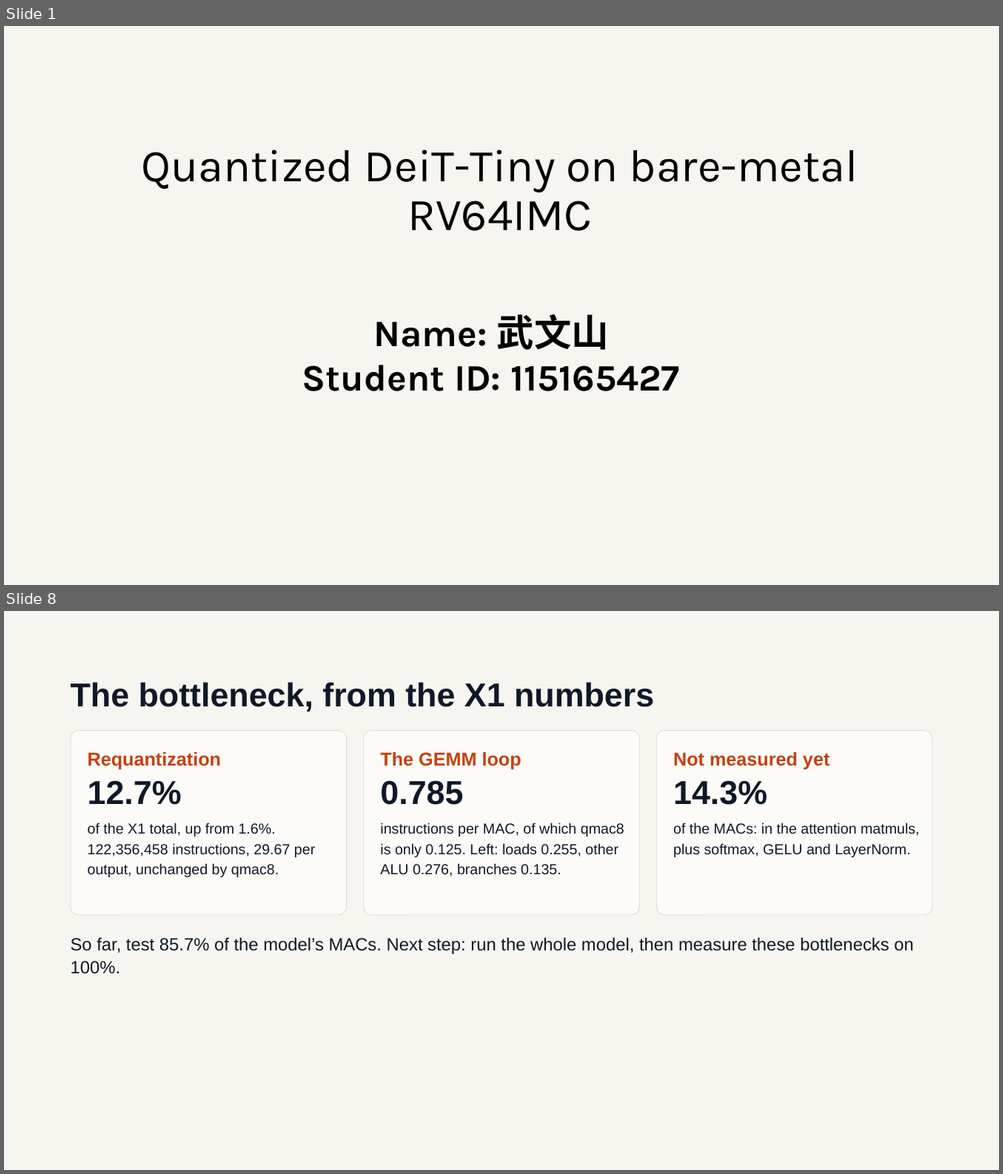
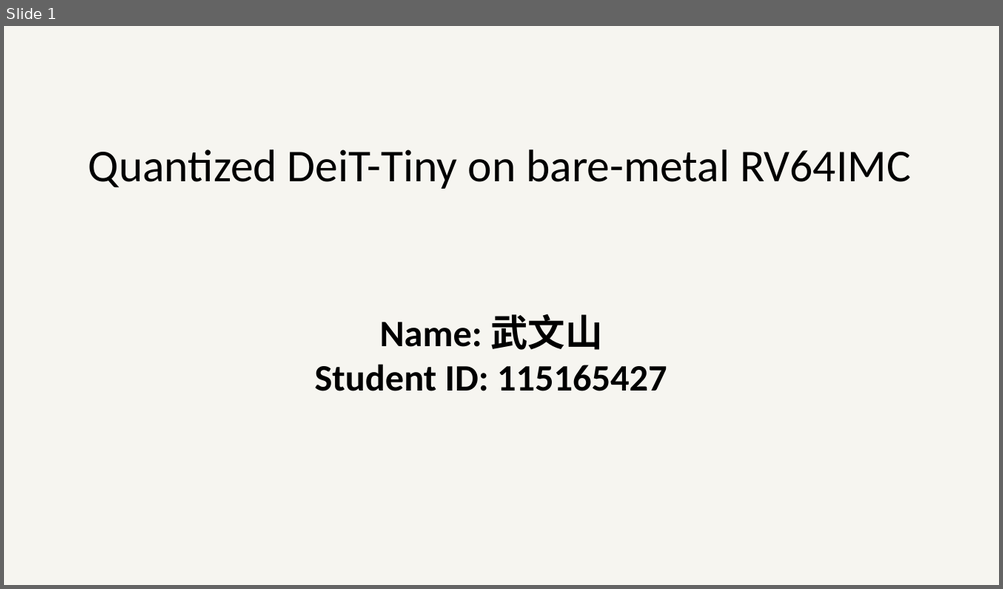
Before and after one commit to hubertvx/RV64imc, a slide deck: docs/115165427_武文山.pptx. Shown one above the other, each under a label of ours: slides 1 and 8 before the commit, slide 1 after it; the slides between them are not shown. The pictures are 1003x1174 and 1003x589 pixels, drawn with LibreOffice and Linux fonts; fonts in the diff are those of the drawing. Boxes give left, top, right and bottom in pixels: in the first picture for what was removed or moved away, otherwise in the second. Text is boxed around its words. In the diff, an @@ line names an element or a change of style, - is before the commit and + after.

```diff
--- a/docs/115165427_武文山.pptx
+++ b/docs/115165427_武文山.pptx
@@ slide 8 removed at (4,611,999,1170), background #F6F5F0 @@
@@ title removed at (71,682,654,712) @@
-The bottleneck, from the X1 numbers
@@ rounded rectangle removed at (71,730,347,914) @@
@@ rounded rectangle removed at (364,730,640,914) @@
@@ rounded rectangle removed at (656,730,932,914) @@
@@ text removed at (88,752,221,770) @@
-Requantization
@@ text removed at (380,752,521,770) @@
-The GEMM loop
@@ text removed at (673,752,829,770) @@
-Not measured yet
@@ text removed at (88,780,182,805) @@
-12.7%
@@ text removed at (380,780,463,805) @@
-0.785
@@ text removed at (673,780,767,805) @@
-14.3%
@@ text removed at (88,823,315,877) @@
-of the X1 total, up from 1.6%. 122,356,458 instructions, 29.67 per output, unchanged by qmac8.
@@ text removed at (380,823,624,877) @@
-instructions per MAC, of which qmac8 is only 0.125. Left: loads 0.255, other ALU 0.276, branches 0.135.
@@ text removed at (673,823,919,857) @@
-of the MACs: in the attention matmuls, plus softmax, GELU and LayerNorm.
@@ text removed at (71,937,913,974) @@
-So far, test 85.7% of the model’s MACs. Next step: run the whole model, then measure these bottlenecks on 100%.
@@ slide 1 changed as well @@
@@ text "Quantized DeiT-Tiny on bare-metal RV64IMC" at (88,150,910,189): font Karla to Calibri @@
@@ text "Name: 武文山" at (315,315,667,392): font Karla to Calibri @@
```
Also in this commit, not shown: 3 other slides changed, 4 slides added, 4 other slides removed.
